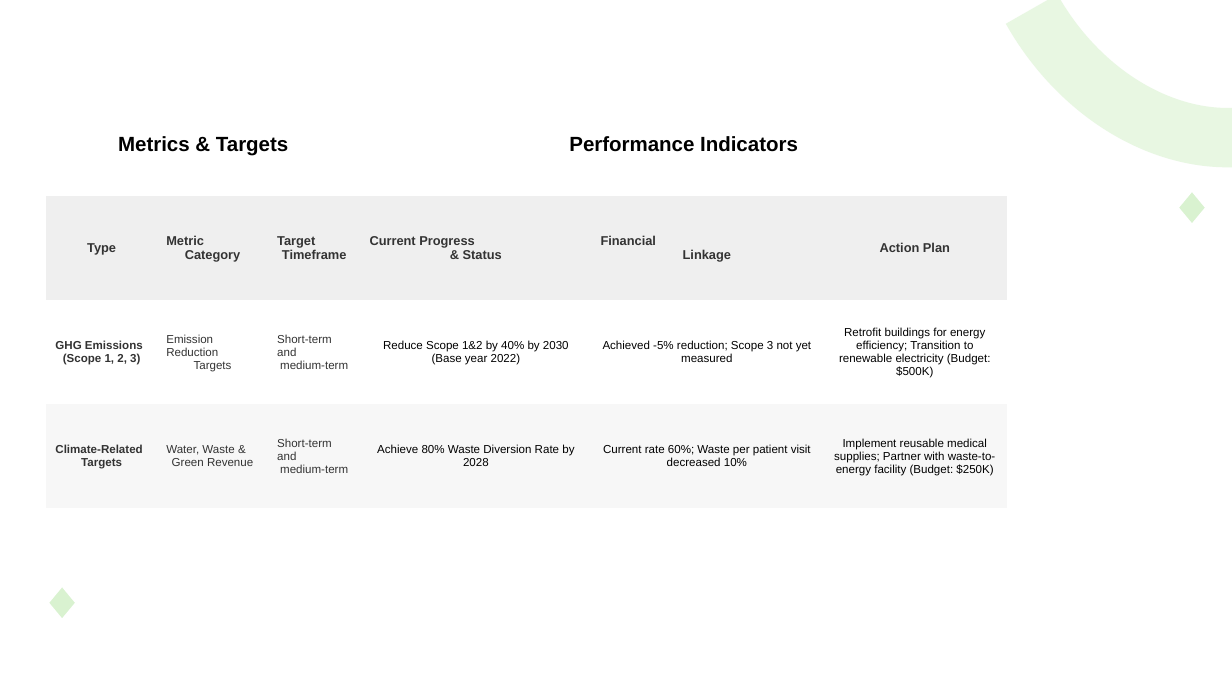
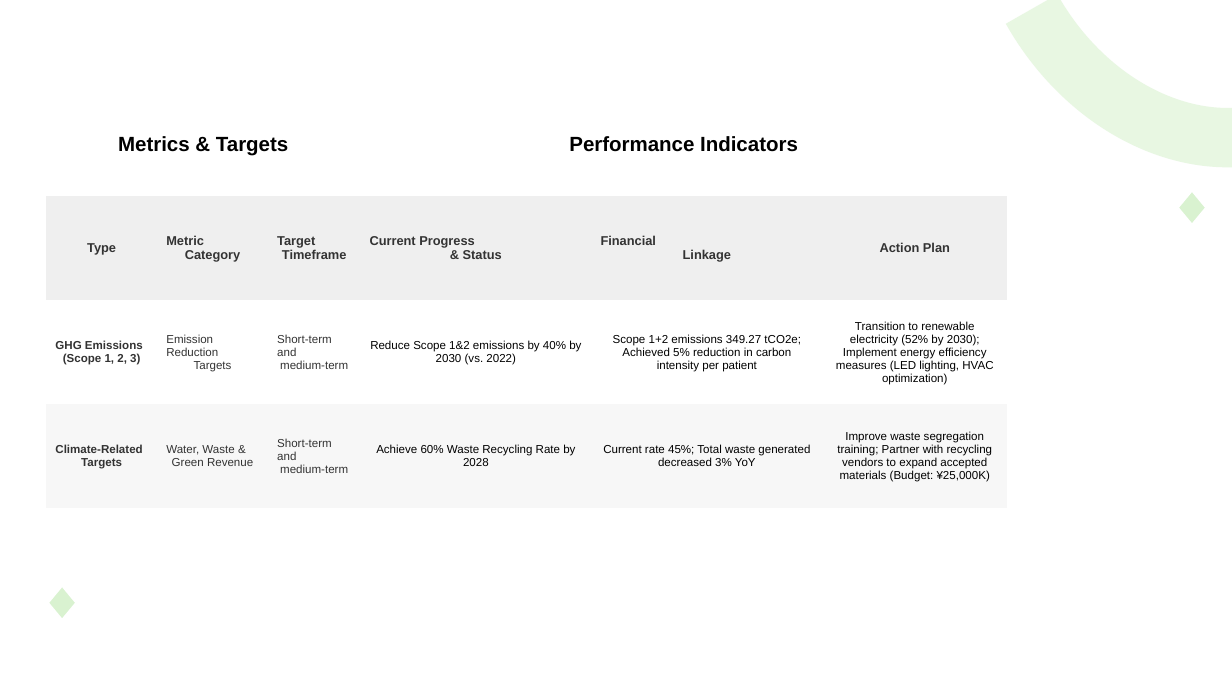
Before and after one commit to jackman993/sustainability-rep, a slide deck: slide 5 of shared/engine/tcfd/output/TCFD_table.pptx. Drawn at 1232x693 pixels with LibreOffice and Linux fonts; fonts in the diff are those of the drawing. Boxes give left, top, right and bottom in pixels: in the first picture for what was removed or moved away, otherwise in the second. Text is boxed around its words. In the diff, an @@ line names an element or a change of style, - is before the commit and + after.

```diff
--- a/shared/engine/tcfd/output/TCFD_table.pptx
+++ b/shared/engine/tcfd/output/TCFD_table.pptx
@@ table at (x1=46, y1=92, x2=1007, y2=508) @@
-row 3: GHG Emissions (Scope 1, 2, 3) | Emission Reduction Targets | Short-term and medium-term | Reduce Scope 1&2 by 40% by 2030 (Base year 2022) | Achieved -5% reduction; Scope 3 not yet measured | Retrofit buildings for energy efficiency; Transition to renewable electricity (Budget: $500K)
+row 3: GHG Emissions (Scope 1, 2, 3) | Emission Reduction Targets | Short-term and medium-term | Reduce Scope 1&2 emissions by 40% by 2030 (vs. 2022) | Scope 1+2 emissions 349.27 tCO2e; Achieved 5% reduction in carbon intensity per patient | Transition to renewable electricity (52% by 2030); Implement energy efficiency measures (LED lighting, HVAC optimization)
-row 4: Climate-Related Targets | Water, Waste & Green Revenue | Short-term and medium-term | Achieve 80% Waste Diversion Rate by 2028 | Current rate 60%; Waste per patient visit decreased 10% | Implement reusable medical supplies; Partner with waste-to-energy facility (Budget: $250K)
+row 4: Climate-Related Targets | Water, Waste & Green Revenue | Short-term and medium-term | Achieve 60% Waste Recycling Rate by 2028 | Current rate 45%; Total waste generated decreased 3% YoY | Improve waste segregation training; Partner with recycling vendors to expand accepted materials (Budget: ¥25,000K)
```
Also in this commit, not shown: 5 other slides changed, 1 slide added, 1 slide removed, 8 other files.
